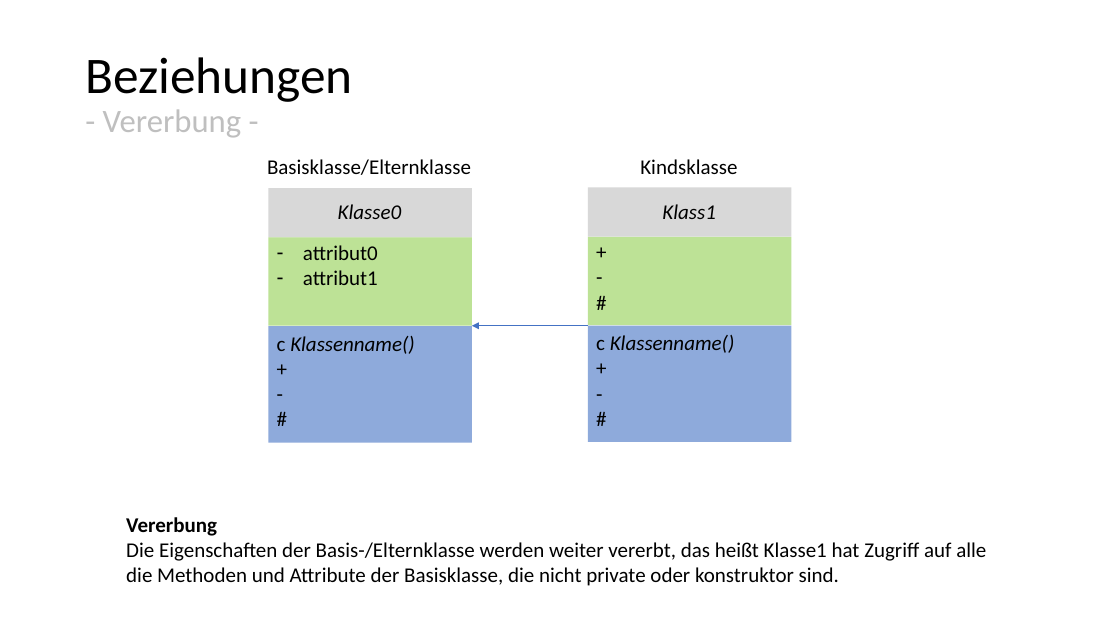
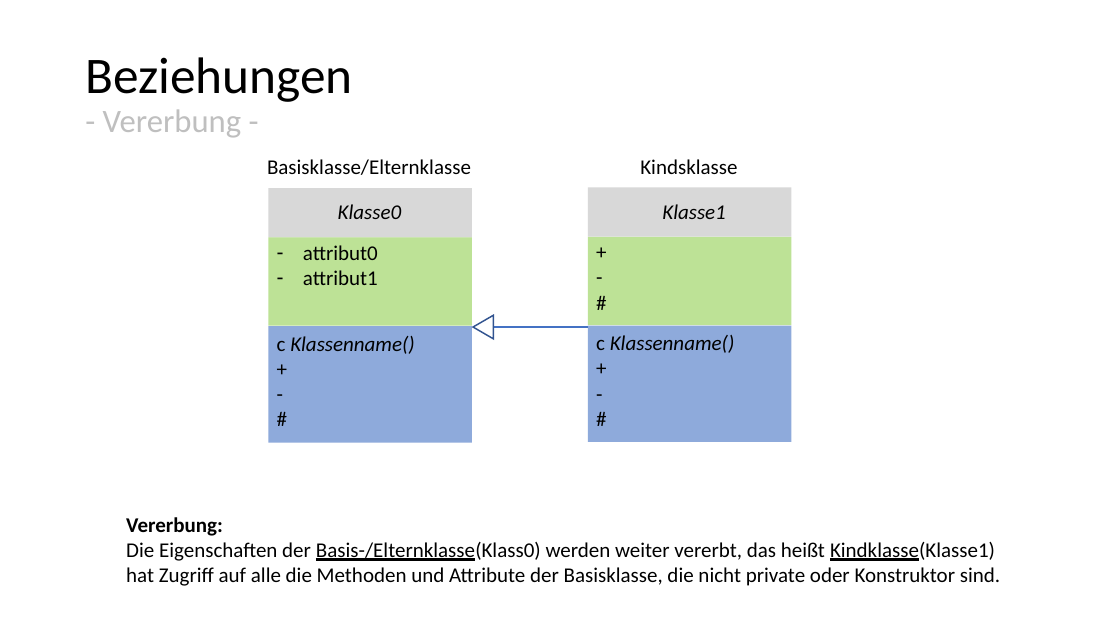
Before and after one commit to jeder49/ABI_Info, a slide deck: slide 11 of Q1/OOP/OOP.pptx (slide 10 before the commit). Drawn at 1120x630 pixels with LibreOffice and Linux fonts; fonts in the diff are those of the drawing. Boxes give left, top, right and bottom in pixels: in the first picture for what was removed or moved away, otherwise in the second. Text is boxed around its words. In the diff, an @@ line names an element or a change of style, - is before the commit and + after.

```diff
--- a/Q1/OOP/OOP.pptx
+++ b/Q1/OOP/OOP.pptx
@@ text at bbox=[662, 204, 725, 219]: text changed @@
-Klass1
+Klasse1
@@ triangle added at bbox=[473, 315, 493, 339], outline #325491 1.25 pt @@
@@ arrow moved from (588, 326) - (472, 326) to (588, 327) - (493, 327) @@
@@ arrow (588, 327) - (493, 327): arrow to line; stroke #4472C4 0.5 pt to #4472C4 1.25 pt @@
@@ text at bbox=[126, 517, 1000, 586]: text changed @@
-Vererbung
-Die Eigenschaften der Basis-/Elternklasse werden weiter vererbt, das heißt Klasse1 hat Zugriff auf alle die Methoden und Attribute der Basisklasse, die nicht private oder konstruktor sind.
+Vererbung:
+Die Eigenschaften der Basis-/Elternklasse(Klass0) werden weiter vererbt, das heißt Kindklasse(Klasse1) hat Zugriff auf alle die Methoden und Attribute der Basisklasse, die nicht private oder Konstruktor sind.
```
Also in this commit, not shown: 7 other slides changed, 2 slides added, 1 slide removed, 4 other files.
